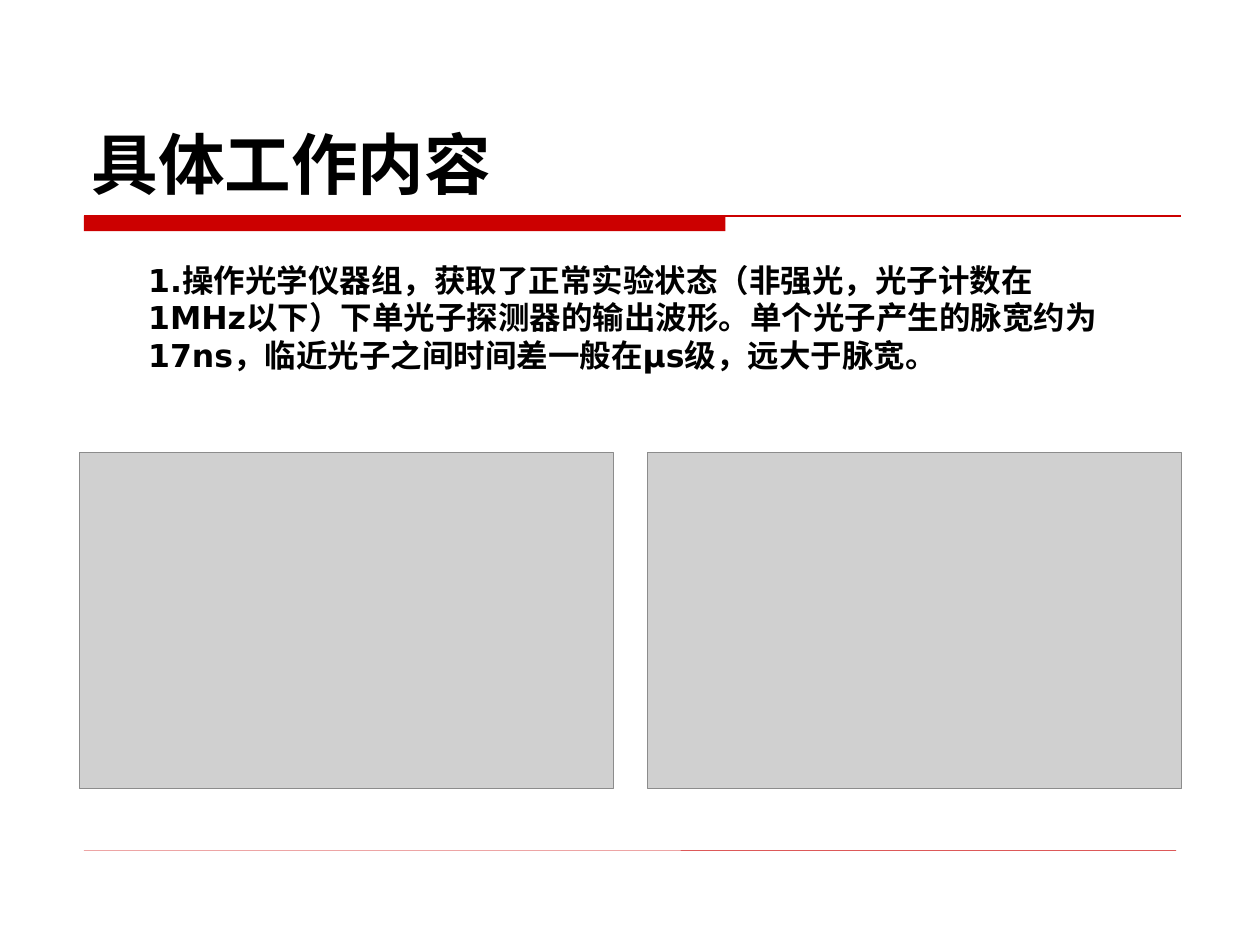
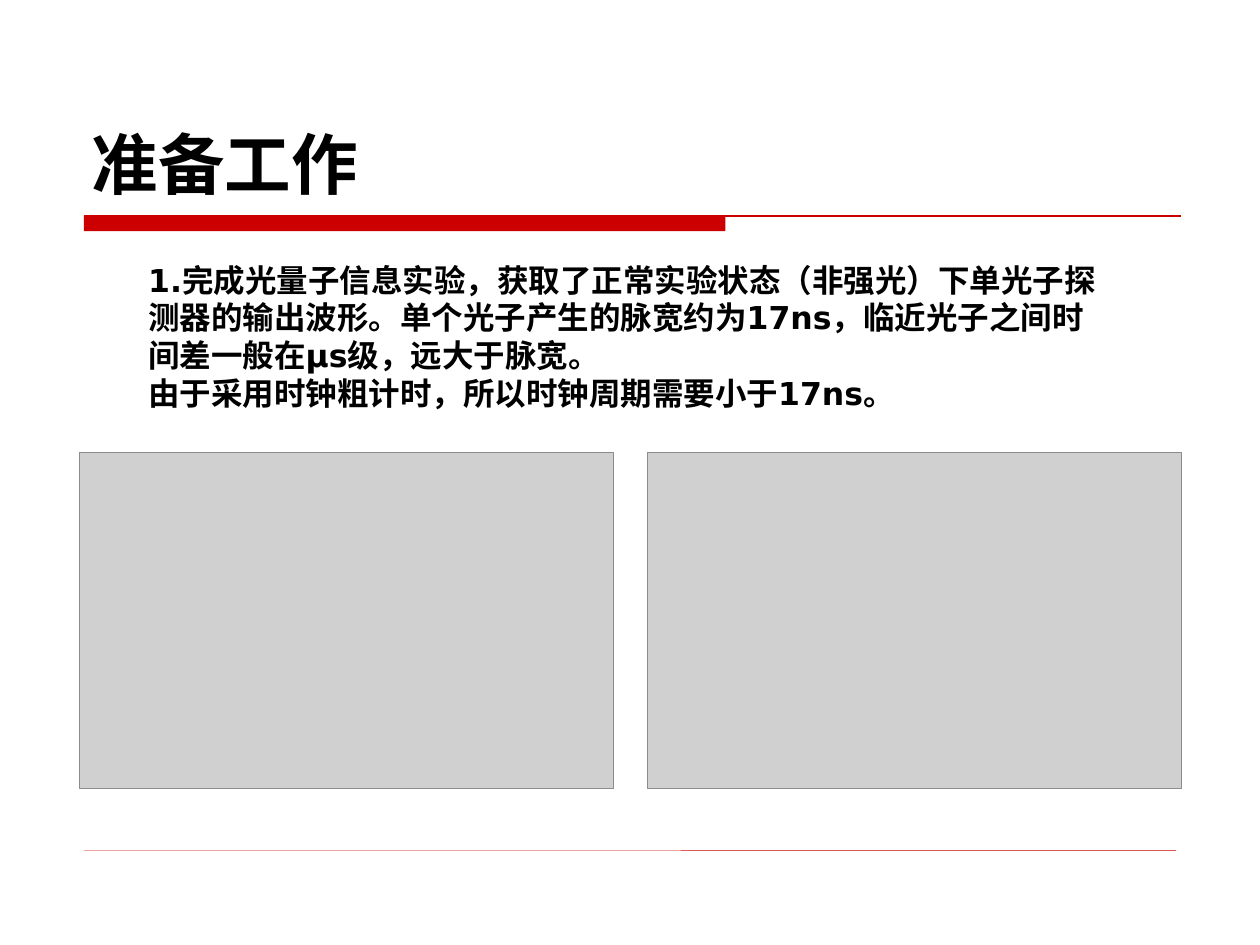
Before and after one commit to BevisGX/git, a slide deck: slide 10 of 开题PPT_宾光祥.ppt (slide 8 before the commit). Drawn at 1260x945 pixels with LibreOffice and Linux fonts; fonts in the diff are those of the drawing; grey boxes stand for pictures; background and template pictures are left out. Boxes give left, top, right and bottom in pixels: in the first picture for what was removed or moved away, otherwise in the second. Text is boxed around its words. In the diff, an @@ line names an element or a change of style, - is before the commit and + after.

```diff
--- a/开题PPT_宾光祥.ppt
+++ b/开题PPT_宾光祥.ppt
@@ title at [92, 132, 358, 195]: text changed @@
-具体工作内容
+准备工作
@@ text at [148, 266, 1095, 410]: text changed @@
-1.操作光学仪器组，获取了正常实验状态（非强光，光子计数在1MHz以下）下单光子探测器的输出波形。单个光子产生的脉宽约为17ns，临近光子之间时间差一般在μs级，远大于脉宽。
+1.完成光量子信息实验，获取了正常实验状态（非强光）下单光子探测器的输出波形。单个光子产生的脉宽约为17ns，临近光子之间时间差一般在μs级，远大于脉宽。
+由于采用时钟粗计时，所以时钟周期需要小于17ns。
```
Also in this commit, not shown: 4 other slides changed, 7 slides added, 7 slides removed, 1 other file.
